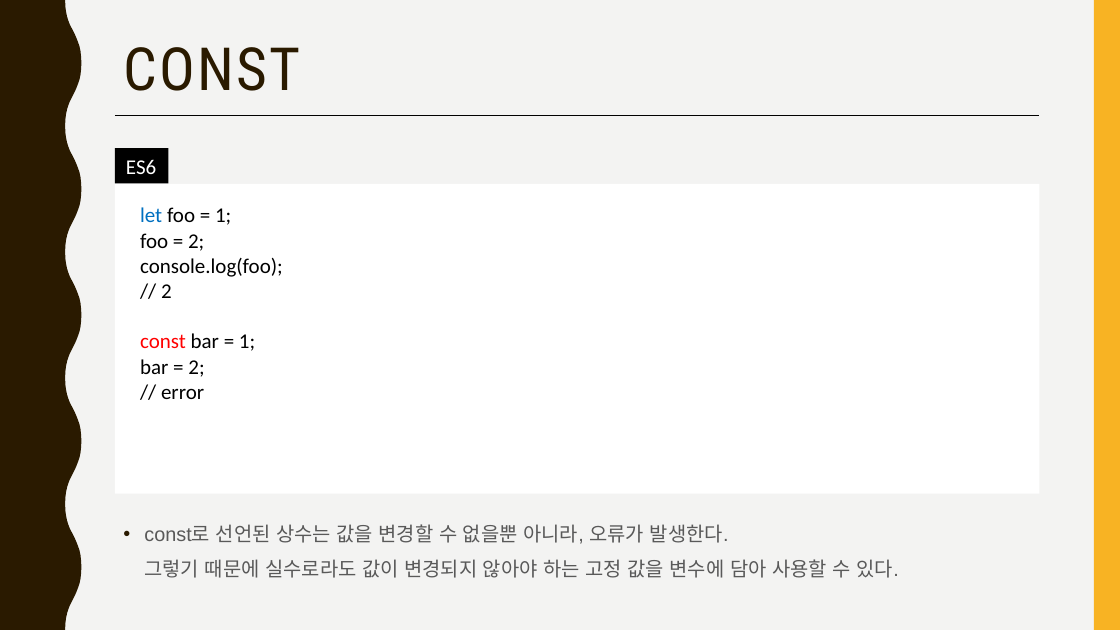
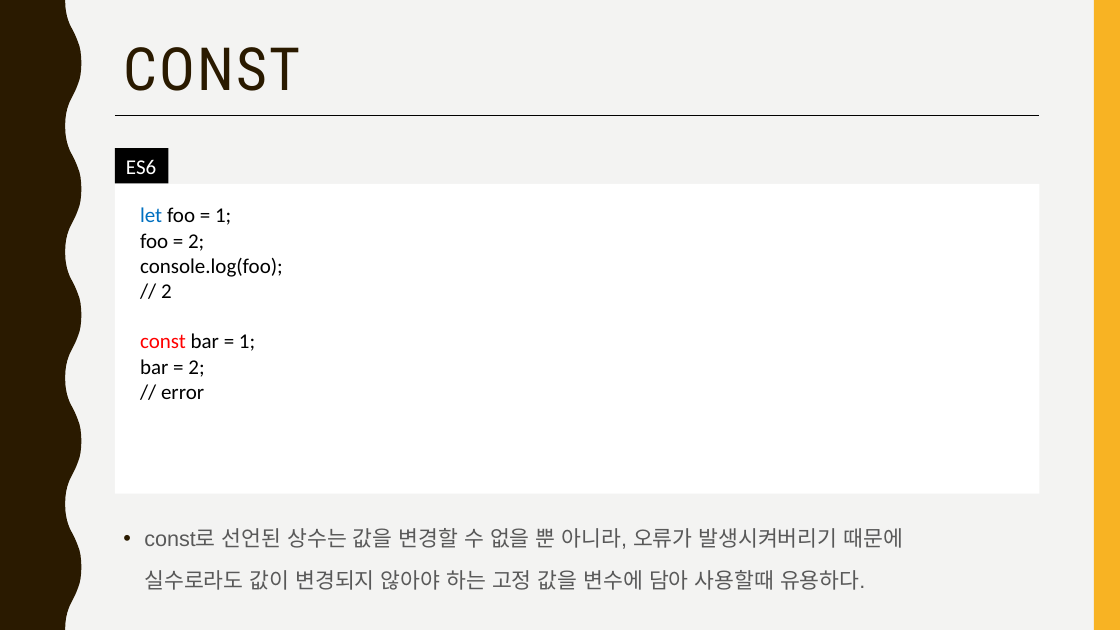
Before and after one commit to jangmang/ECMAScript6-ECMAScript201-, a slide deck: slide 6 of ES6.pptx. Drawn at 1120x630 pixels with LibreOffice and Linux fonts; fonts in the diff are those of the drawing. Boxes give left, top, right and bottom in pixels: in the first picture for what was removed or moved away, otherwise in the second. Text is boxed around its words. In the diff, an @@ line names an element or a change of style, - is before the commit and + after.

```diff
--- a/ES6.pptx
+++ b/ES6.pptx
@@ text at (144, 528, 903, 590): text changed; size 17 to 18.5 pt @@
-• const로 선언된 상수는 값을 변경할 수 없을뿐 아니라, 오류가 발생한다.
-  그렇기 때문에 실수로라도 값이 변경되지 않아야 하는 고정 값을 변수에 담아 사용할 수 있다.
+• const로 선언된 상수는 값을 변경할 수 없을 뿐 아니라, 오류가 발생시켜버리기 때문에
+  실수로라도 값이 변경되지 않아야 하는 고정 값을 변수에 담아 사용할때 유용하다.
```
Also in this commit, not shown: 5 other slides changed.
